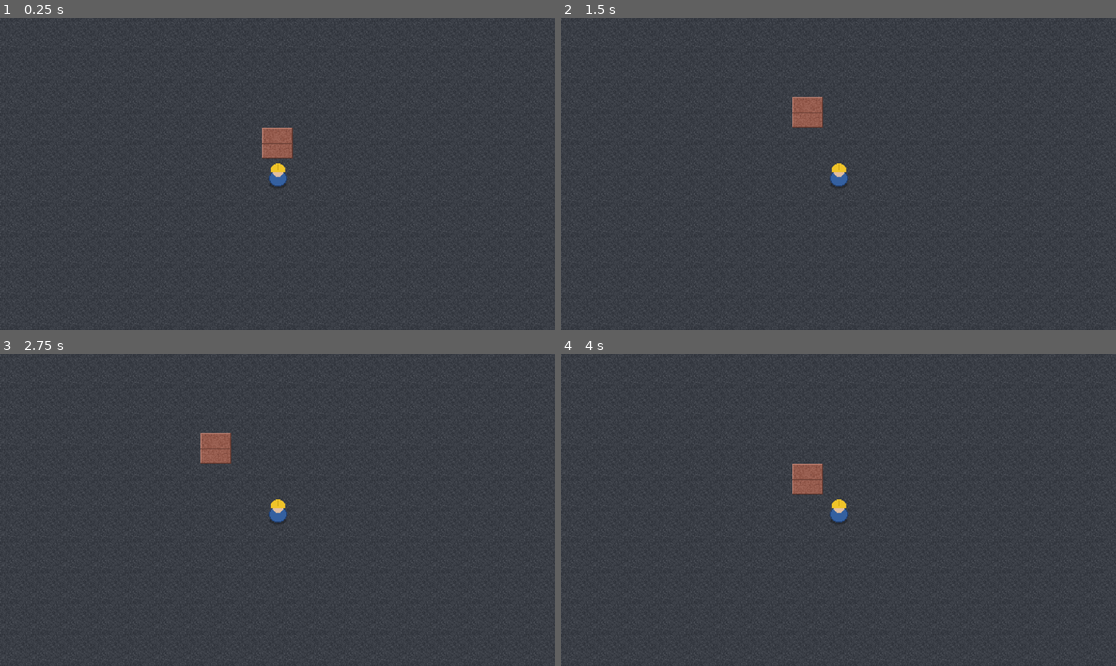
Above: before the commit, frames 1-4 (two rows, left to right).
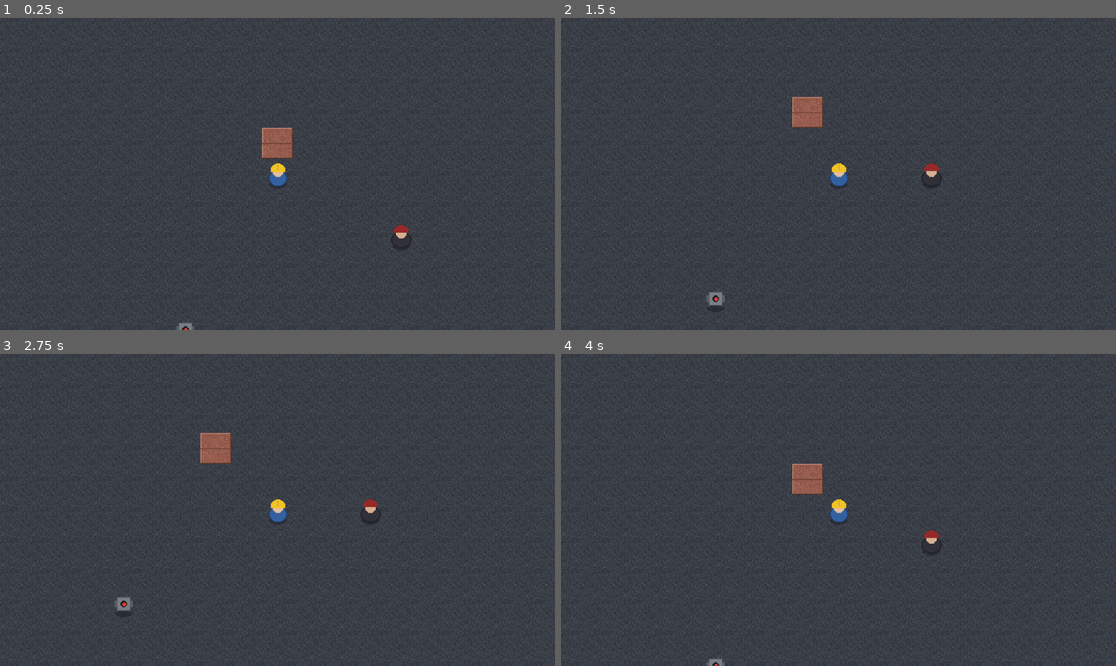
Above: after the commit, the same moments.

Repository: hundycougar/modern-rpg
Game: Godot game, scene res://main/world.tscn
Two runs of this game, one before a commit and one after it. Both use one fixed random seed, a clock stepped at 60 frames per second and the inputs below.
Inputs:
- Up to frame 1 (0.25 s): no input
- Up to frame 2 (1.5 s): tap Enter at 0.5 s; hold D (move_right) 0.53-1.28 s; hold S (move_down) from 1.28 s (still down)
- Up to frame 3 (2.75 s): tap Space at 2 s; release S (move_down) at 2.03 s; hold D (move_right) from 2.03 s (still down)
- Up to frame 4 (4 s): tap Enter at 2.75 s; release D (move_right) at 2.78 s; hold W (move_up) 2.78-3.53 s; tap Space at 3.5 s; hold A (move_left) from 3.53 s (still down)

The runs differ from the first frame. In frame 1, 0.2% of the frame differs, in the area x 31-75%, y 66-100%; in frame 2, 0.2%; in frame 3, 0.2%, in the area x 20-69%, y 46-84%; in frame 4, 0.2%.

Commit message:
Factory: M1 build passing acceptance test

Diff:
--- a/battle/battle_manager.gd
+++ b/battle/battle_manager.gd
@@ -3,6 +3,11 @@
 const Combatant = preload("res://battle/combatant.gd")
 
 const VARIANCE := 0.15
+
+const OVERWORLD_SCENE := "res://main/world.tscn"
+
+# How long the result line stays up before we drop back to the map.
+const EXIT_DELAY := 1.2
 
 # When true, damage has no random variance — repeatable math for the tests.
 var deterministic: bool = false
@@ -134,6 +139,14 @@
 		_say("Victory! All enemies are down.")
 	else:
 		_say("You are down. Defeat...")
+	_return_to_overworld()
+
+
+func _return_to_overworld() -> void:
+	# Fleeing is its own result: you didn't win, so the enemy is still out there.
+	Game.end_battle("fled" if _fled else winner())
+	await get_tree().create_timer(EXIT_DELAY).timeout
+	get_tree().change_scene_to_file(OVERWORLD_SCENE)
 
 
 # --- player actions ---
--- /dev/null
+++ b/game/game_manager.gd
@@ -0,0 +1,36 @@
+extends Node
+
+# Cross-scene state for the overworld <-> battle handoff. Autoloaded as `Game`.
+
+var overworld_return_pos: Vector2i = Vector2i.ZERO
+var pending_enemy_id: int = -1
+var last_result: String = ""
+var respawn_delay: float = 8.0
+
+# enemy_id -> seconds left until it respawns.
+var _defeated: Dictionary = {}
+
+
+# Records the enemy that triggered the fight and where to put the player back.
+func begin_battle(enemy_id: int, return_pos: Vector2i) -> void:
+	pending_enemy_id = enemy_id
+	overworld_return_pos = return_pos
+	last_result = ""
+
+
+# Only a "player" result beats the enemy; fleeing or losing leaves it standing.
+func end_battle(result: String) -> void:
+	last_result = result
+	if result == "player" and pending_enemy_id != -1:
+		_defeated[pending_enemy_id] = respawn_delay
+
+
+func is_defeated(enemy_id: int) -> bool:
+	return _defeated.has(enemy_id)
+
+
+func tick_respawns(delta: float) -> void:
+	for id in _defeated.keys():
+		_defeated[id] -= delta
+		if _defeated[id] <= 0.0:
+			_defeated.erase(id)
--- /dev/null
+++ b/main/overworld_enemy.gd
@@ -0,0 +1,34 @@
+extends Node2D
+
+const CELL_SIZE := 32
+
+@export var enemy_id: int = 0
+@export var start_cell: Vector2i = Vector2i.ZERO
+
+var grid_pos: Vector2i = Vector2i.ZERO
+
+@onready var _walls: TileMapLayer = $"../Walls"
+
+
+func _ready() -> void:
+	grid_pos = start_cell
+	_sync_position()
+	$WanderTimer.timeout.connect(wander)
+
+
+# Steps one tile to a random adjacent walkable cell.
+func wander() -> void:
+	if not visible:
+		return
+	var dirs := [Vector2i.UP, Vector2i.DOWN, Vector2i.LEFT, Vector2i.RIGHT]
+	dirs.shuffle()
+	for dir in dirs:
+		var target: Vector2i = grid_pos + dir
+		if _walls.get_cell_source_id(target) == -1:
+			grid_pos = target
+			_sync_position()
+			return
+
+
+func _sync_position() -> void:
+	position = Vector2(grid_pos * CELL_SIZE) + Vector2.ONE * (CELL_SIZE / 2.0)
--- a/main/player.gd
+++ b/main/player.gd
@@ -23,6 +23,13 @@
 		try_move(Vector2i.RIGHT)
 
 
+# Drops the player straight onto `cell`, ignoring walls (used to restore the
+# position we left the overworld from).
+func set_grid_pos(cell: Vector2i) -> void:
+	grid_pos = cell
+	_sync_position()
+
+
 # Moves one tile in `dir` if the target tile is walkable. Returns whether it moved.
 func try_move(dir: Vector2i) -> bool:
 	var target := grid_pos + dir
--- a/main/world.gd
+++ b/main/world.gd
@@ -5,12 +5,19 @@
 const WALL_SOURCE := 1
 const ATLAS_COORDS := Vector2i.ZERO
 
+const BATTLE_SCENE := "res://battle/battle.tscn"
+
 # The fixture the acceptance test relies on: a lone wall directly above the
 # player's (10,10) start.
 const FIXTURE_WALL := Vector2i(10, 9)
 
 @onready var _floor: TileMapLayer = $Floor
 @onready var _walls: TileMapLayer = $Walls
+@onready var _player = $Player
+
+# An encounter can only fire once the player is clear of every enemy, so we don't
+# re-enter the battle we just fled or lost on the tile we came back to.
+var _armed := true
 
 
 func _ready() -> void:
@@ -26,6 +33,43 @@
 
 	_set_wall(FIXTURE_WALL)
 
+	if Game.last_result != "":
+		_player.set_grid_pos(Game.overworld_return_pos)
+		_armed = false
+
+	_refresh_enemies()
+
+
+func _process(delta: float) -> void:
+	Game.tick_respawns(delta)
+	_refresh_enemies()
+
+	var id := check_encounter()
+	if id == -1:
+		_armed = true
+	elif _armed:
+		_armed = false
+		Game.begin_battle(id, _player.grid_pos)
+		get_tree().change_scene_to_file(BATTLE_SCENE)
+
+
+# The id of a live overworld enemy sharing the player's tile or an orthogonally
+# adjacent one, else -1.
+func check_encounter() -> int:
+	for e in get_tree().get_nodes_in_group("overworld_enemy"):
+		if not e.visible:
+			continue
+		var offset: Vector2i = e.grid_pos - _player.grid_pos
+		if absi(offset.x) + absi(offset.y) <= 1:
+			return e.enemy_id
+	return -1
+
+
+# Defeated enemies stay hidden until their respawn timer runs out.
+func _refresh_enemies() -> void:
+	for e in get_tree().get_nodes_in_group("overworld_enemy"):
+		e.visible = not Game.is_defeated(e.enemy_id)
+
 
 func _set_wall(cell: Vector2i) -> void:
 	_walls.set_cell(cell, WALL_SOURCE, ATLAS_COORDS)
--- a/main/world.tscn
+++ b/main/world.tscn
@@ -1,9 +1,12 @@
-[gd_scene load_steps=5 format=3]
+[gd_scene load_steps=8 format=3]
 
 [ext_resource type="Script" path="res://main/world.gd" id="1_world"]
 [ext_resource type="TileSet" path="res://main/tileset.tres" id="2_tileset"]
 [ext_resource type="Script" path="res://main/player.gd" id="3_player"]
 [ext_resource type="Texture2D" path="res://assets/player.png" id="4_player_tex"]
+[ext_resource type="Script" path="res://main/overworld_enemy.gd" id="5_enemy"]
+[ext_resource type="Texture2D" path="res://assets/enemy_thug.png" id="6_thug_tex"]
+[ext_resource type="Texture2D" path="res://assets/enemy_drone.png" id="7_drone_tex"]
 
 [node name="World" type="Node2D"]
 script = ExtResource("1_world")
@@ -13,6 +16,42 @@
 
 [node name="Walls" type="TileMapLayer" parent="."]
 tile_set = ExtResource("2_tileset")
+
+[node name="Enemy0" type="Node2D" parent="." groups=["overworld_enemy"]]
+script = ExtResource("5_enemy")
+enemy_id = 0
+start_cell = Vector2i(14, 12)
+
+[node name="Sprite2D" type="Sprite2D" parent="Enemy0"]
+texture = ExtResource("6_thug_tex")
+
+[node name="WanderTimer" type="Timer" parent="Enemy0"]
+wait_time = 1.2
+autostart = true
+
+[node name="Enemy1" type="Node2D" parent="." groups=["overworld_enemy"]]
+script = ExtResource("5_enemy")
+enemy_id = 1
+start_cell = Vector2i(7, 15)
+
+[node name="Sprite2D" type="Sprite2D" parent="Enemy1"]
+texture = ExtResource("7_drone_tex")
+
+[node name="WanderTimer" type="Timer" parent="Enemy1"]
+wait_time = 1.5
+autostart = true
+
+[node name="Enemy2" type="Node2D" parent="." groups=["overworld_enemy"]]
+script = ExtResource("5_enemy")
+enemy_id = 2
+start_cell = Vector2i(16, 17)
+
+[node name="Sprite2D" type="Sprite2D" parent="Enemy2"]
+texture = ExtResource("6_thug_tex")
+
+[node name="WanderTimer" type="Timer" parent="Enemy2"]
+wait_time = 0.9
+autostart = true
 
 [node name="Player" type="Node2D" parent="." groups=["player"]]
 script = ExtResource("3_player")
--- a/project.godot
+++ b/project.godot
@@ -9,6 +9,10 @@
 config/name="myMultiFactory"
 run/main_scene="res://main/world.tscn"
 config/features=PackedStringArray("4.3")
+
+[autoload]
+
+Game="*res://game/game_manager.gd"
 
 [display]
 
Not shown, added: game/game_manager.gd.uid
Not shown, added: main/overworld_enemy.gd.uid
Not shown, added: tests/test_m21.gd.uid
